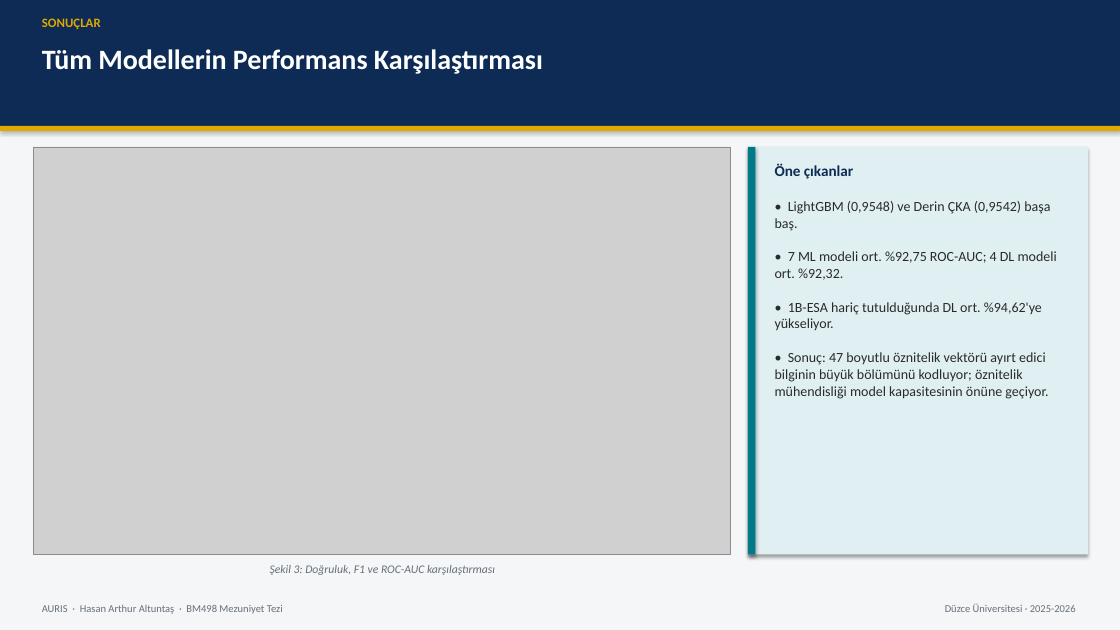
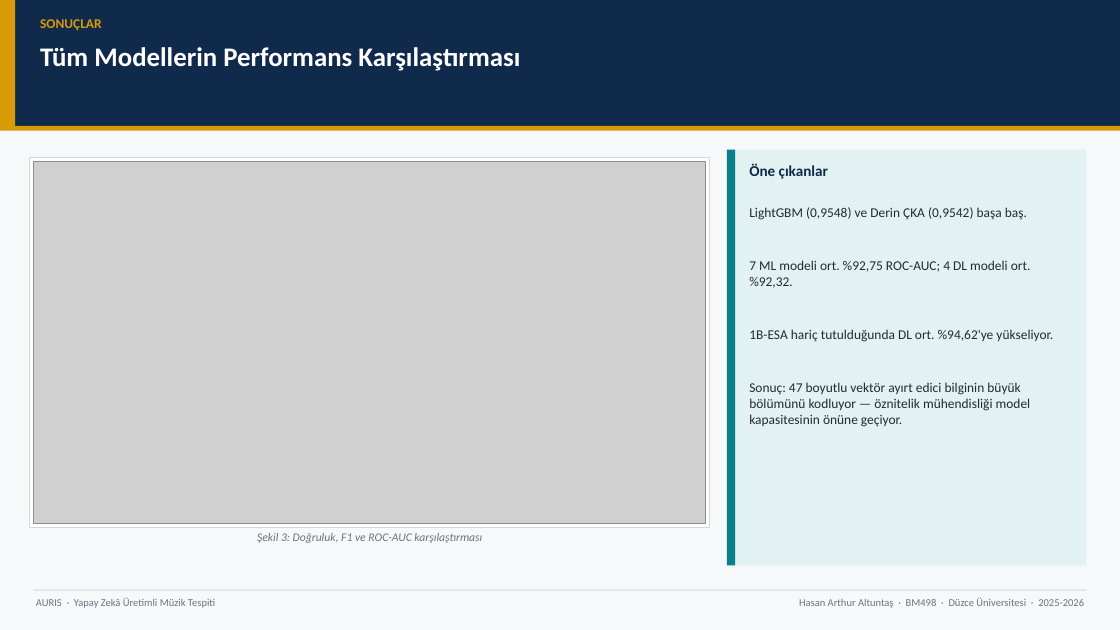
Before and after one commit to Rtur2003/CrownCode, a slide deck: slide 23 of docs/academic/TeslimEdilecekler/Sunumlar/AURIS_Tum_Sunumlar_Birlesik.pptx. Drawn at 1120x630 pixels with LibreOffice and Linux fonts; fonts in the diff are those of the drawing; grey boxes stand for pictures. Boxes give left, top, right and bottom in pixels: in the first picture for what was removed or moved away, otherwise in the second. Text is boxed around its words. In the diff, an @@ line names an element or a change of style, - is before the commit and + after.

Commit message:
Update presentation files and modify footer text in sunum_lib.py for clarity

```diff
--- a/docs/academic/TeslimEdilecekler/Sunumlar/AURIS_Tum_Sunumlar_Birlesik.pptx
+++ b/docs/academic/TeslimEdilecekler/Sunumlar/AURIS_Tum_Sunumlar_Birlesik.pptx
@@ background #F4F6F8 to #F6F8FA @@
@@ rectangle at (x1=0, y1=0, x2=1120, y2=126): fill #0D2B55 to #102A4C; shadow off @@
@@ rectangle added at (x1=0, y1=0, x2=15, y2=126), fill #D99A07 @@
@@ text "SONUÇLAR" at (x1=40, y1=19, x2=102, y2=31): size 11 to 11.5 pt, text colour #E0A800 to #D99A07 @@
@@ text "Tüm Modellerin Performans Karşılaştırması" at (x1=40, y1=47, x2=520, y2=71): size 24 to 23 pt @@
@@ rectangle at (x1=0, y1=126, x2=1120, y2=131): fill #E0A800 to #D99A07; shadow off @@
@@ rectangle added at (x1=29, y1=158, x2=710, y2=528), fill #FFFFFF, outline #D2D9E0 0.75 pt @@
@@ picture resized from (x1=34, y1=147, x2=731, y2=555) to (x1=34, y1=162, x2=706, y2=523) @@
@@ rectangle resized from (x1=748, y1=147, x2=1088, y2=555) to (x1=727, y1=150, x2=1086, y2=565) @@
@@ rectangle at (x1=727, y1=150, x2=1086, y2=565): fill #E0F0F2 to #E2F1F2; shadow off @@
@@ rectangle resized from (x1=748, y1=147, x2=755, y2=555) to (x1=727, y1=150, x2=735, y2=565) @@
@@ rectangle at (x1=727, y1=150, x2=735, y2=565): fill #007A87 to #0A808C; shadow off @@
@@ text "Öne çıkanlar" moved from (x1=775, y1=163, x2=853, y2=179) to (x1=749, y1=163, x2=828, y2=179) @@
@@ text "Öne çıkanlar" at (x1=749, y1=163, x2=828, y2=179): text colour #0D2B55 to #102A4C @@
@@ text at (x1=749, y1=207, x2=1053, y2=427): text changed; size 12 to 11.5 pt; text colour #2A2A2A to #242A30 @@
-• LightGBM (0,9548) ve Derin ÇKA (0,9542) başa baş.
-• 7 ML modeli ort. %92,75 ROC-AUC; 4 DL modeli ort. %92,32.
-• 1B-ESA hariç tutulduğunda DL ort. %94,62'ye yükseliyor.
-• Sonuç: 47 boyutlu öznitelik vektörü ayırt edici bilginin büyük bölümünü kodluyor; öznitelik mühendisliği model kapasitesinin önüne geçiyor.
+LightGBM (0,9548) ve Derin ÇKA (0,9542) başa baş.
+7 ML modeli ort. %92,75 ROC-AUC; 4 DL modeli ort. %92,32.
+1B-ESA hariç tutulduğunda DL ort. %94,62'ye yükseliyor.
+Sonuç: 47 boyutlu vektör ayırt edici bilginin büyük bölümünü kodluyor — öznitelik mühendisliği model kapasitesinin önüne geçiyor.
@@ text "Şekil 3: Doğruluk, F1 ve ..." moved from (x1=270, y1=565, x2=495, y2=575) to (x1=257, y1=533, x2=482, y2=543) @@
@@ text "Şekil 3: Doğruluk, F1 ve ..." at (x1=257, y1=533, x2=482, y2=543): text colour #66707A to #6A7480 @@
@@ rectangle added at (x1=34, y1=590, x2=1086, y2=591), fill #D2D9E0 @@
@@ text added at (x1=36, y1=598, x2=215, y2=608), 9 pt, text #6A7480 @@
+AURIS · Yapay Zekâ Üretimli Müzik Tespiti
@@ text at (x1=799, y1=597, x2=1084, y2=608): text changed; text colour #66707A to #6A7480 @@
-Düzce Üniversitesi · 2025-2026
+Hasan Arthur Altuntaş · BM498 · Düzce Üniversitesi · 2025-2026
@@ text removed at (x1=42, y1=605, x2=283, y2=614) @@
-AURIS · Hasan Arthur Altuntaş · BM498 Mezuniyet Tezi
```
Also in this commit, not shown: 44 other slides changed, 3 other files.
